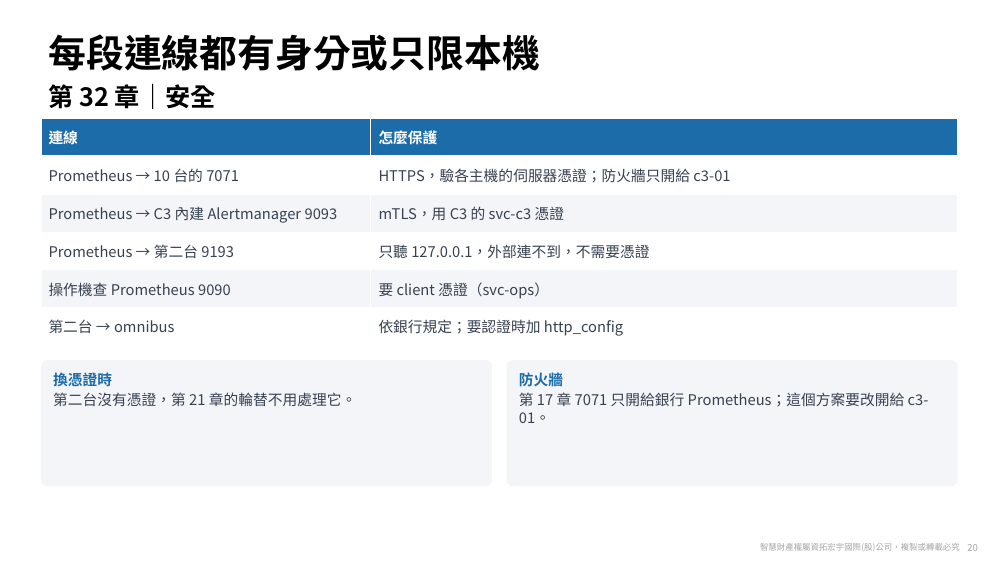
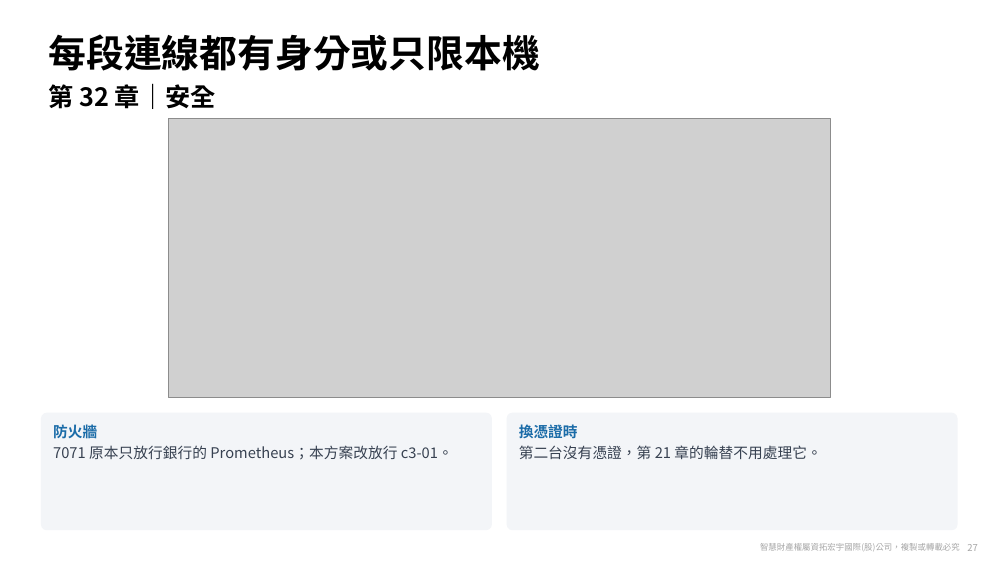
Before and after one commit to zxc81906119/kafka_install_ops, a slide deck: slide 27 of docs/Confluent-第32章-告警方案.pptx (slide 20 before the commit). Drawn at 1008x567 pixels with LibreOffice and Linux fonts; fonts in the diff are those of the drawing; grey boxes stand for pictures; background and template pictures are left out. Boxes give left, top, right and bottom in pixels: in the first picture for what was removed or moved away, otherwise in the second. Text is boxed around its words. In the diff, an @@ line names an element or a change of style, - is before the commit and + after.

```diff
--- a/docs/Confluent-第32章-告警方案.pptx
+++ b/docs/Confluent-第32章-告警方案.pptx
@@ table removed at <box>41,119,958,346</box>, 6 rows, 2 columns @@
-連線 | 怎麼保護
-Prometheus → 10 台的 7071 | HTTPS，驗各主機的伺服器憑證；防火牆只開給 c3-01
-Prometheus → C3 內建 Alertmanager 9093 | mTLS，用 C3 的 svc-c3 憑證
-Prometheus → 第二台 9193 | 只聽 127.0.0.1，外部連不到，不需要憑證
-操作機查 Prometheus 9090 | 要 client 憑證（svc-ops）
-第二台 → omnibus | 依銀行規定；要認證時加 http_config
@@ picture added at <box>169,119,830,398</box> @@
@@ rounded rectangle "防火牆": place and size @@
-rounded rectangle "防火牆" at <box>507,360,958,486</box>
+rounded rectangle "防火牆" at <box>41,413,492,531</box>
@@ rounded rectangle "換憑證時": place and size @@
-rounded rectangle "換憑證時" at <box>41,360,492,486</box>
+rounded rectangle "換憑證時" at <box>507,413,958,531</box>
@@ text in rounded rectangle at <box>53,445,453,460</box>: text changed @@
-第 17 章 7071 只開給銀行 Prometheus；這個方案要改開給 c3-01。
+7071 原本只放行銀行的 Prometheus；本方案改放行 c3-01。
@@ page number at <box>967,544,977,551</box>: text changed @@
-20
+27
```
Also in this commit, not shown: 15 other slides changed, 14 slides added, 7 other files.
